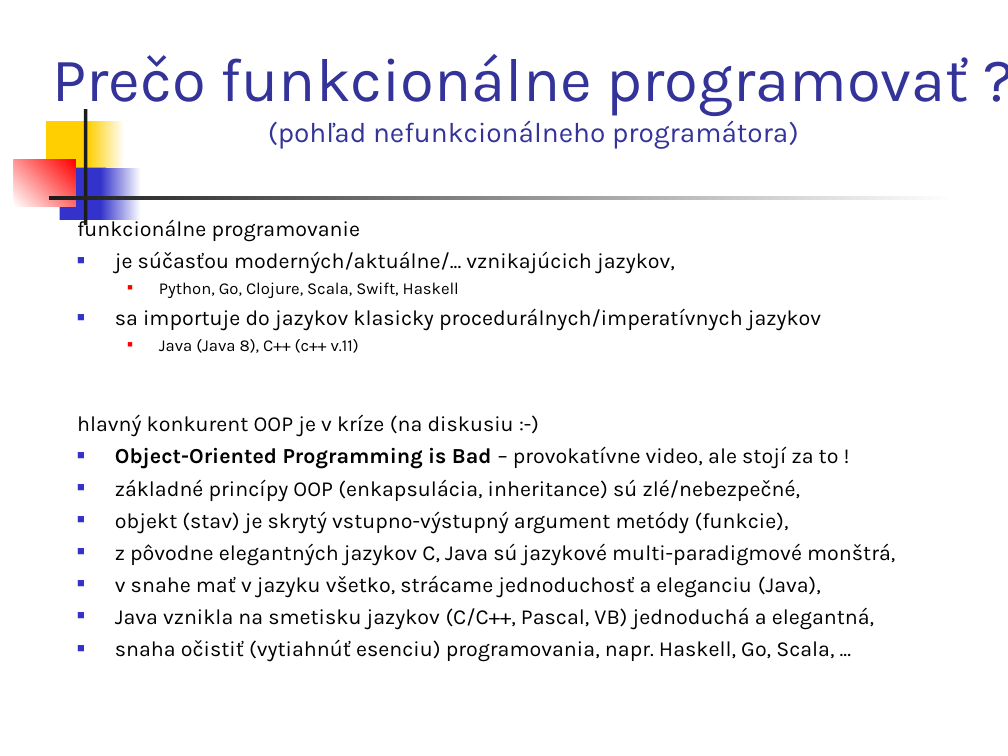
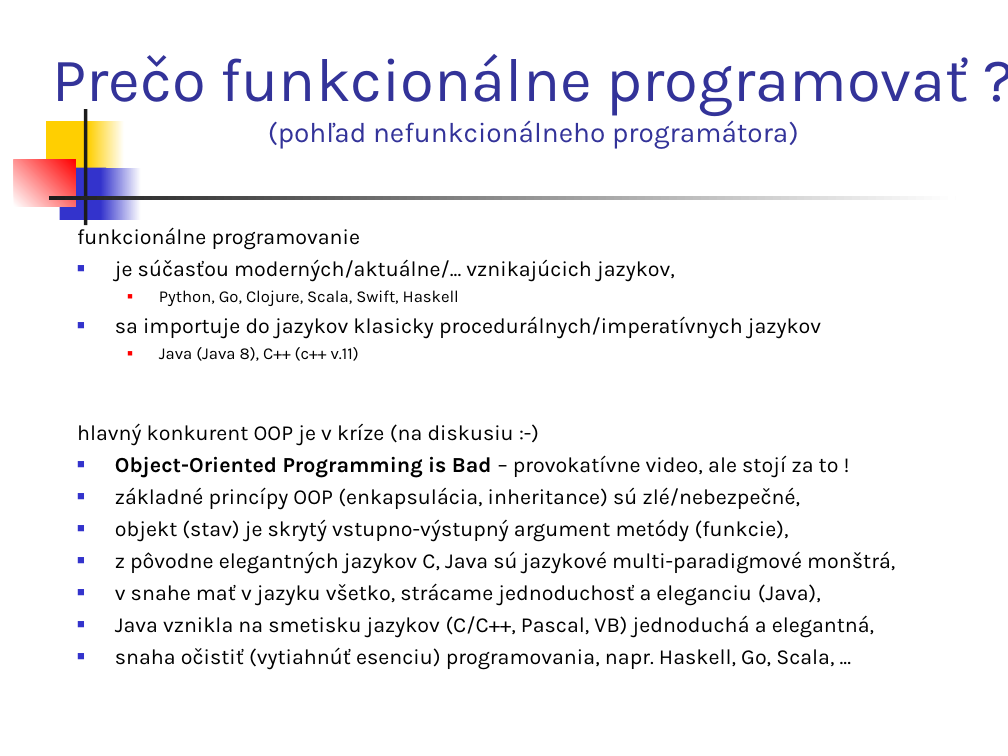
Before and after one commit to Funkcionalne/Prednasky, a slide deck: slide 3 of 01/01_fpro.ppt. Drawn at 1008x756 pixels with LibreOffice and Linux fonts; fonts in the diff are those of the drawing. Boxes give left, top, right and bottom in pixels: in the first picture for what was removed or moved away, otherwise in the second. Text is boxed around its words. In the diff, an @@ line names an element or a change of style, - is before the commit and + after.

```diff
--- a/01/01_fpro.ppt
+++ b/01/01_fpro.ppt
@@ text "funkcionálne programovanie": place and size @@
-text "funkcionálne programovanie" at [77,216,895,662]
+text "funkcionálne programovanie" at [77,227,895,670]
```
Also in this commit, not shown: 13 other slides changed, 1 slide added, 2 other files.
